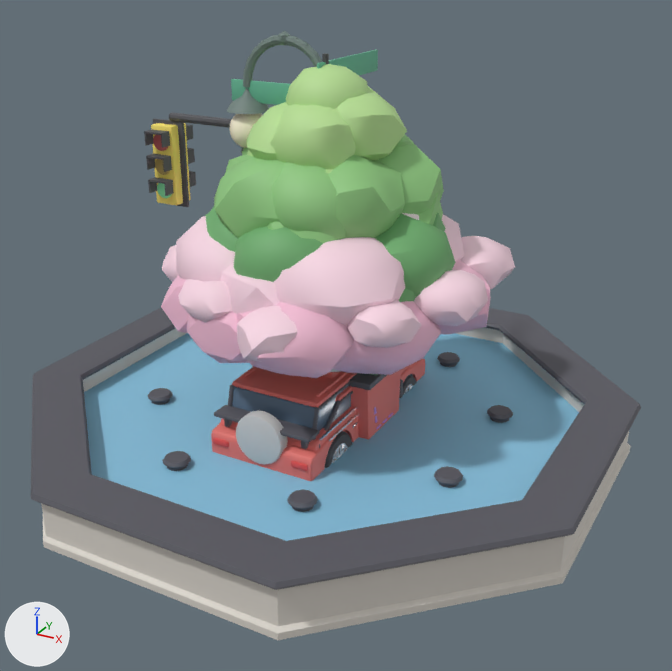
A saved change to the glTF model assets/models/CityKit.glb.
Before and after are seen from a 50 mm camera at (19.0, -33.7, 22.1) aimed at (1.0, -0.9, 5.7). The lights are fixed; the arrows at lower left show +X, +Y and +Z. The older version comes first. Where no turn or scale is listed for an object, it has been applied to the vertices.

Names of what the first picture shows: 'Dumpster_Body', 'Fountain_Stone', 'Fountain_Trim', 'Fountain_Water', 'MuscleCar_Body', 'SUV_Body', 'Sakura_Blossom1', 'Sakura_Blossom2', 'TrafficLight_Pole', 'TreeTall_Leaves1', 'TreeTall_Leaves2', 'TreeTall_Leaves3' and 24 more.
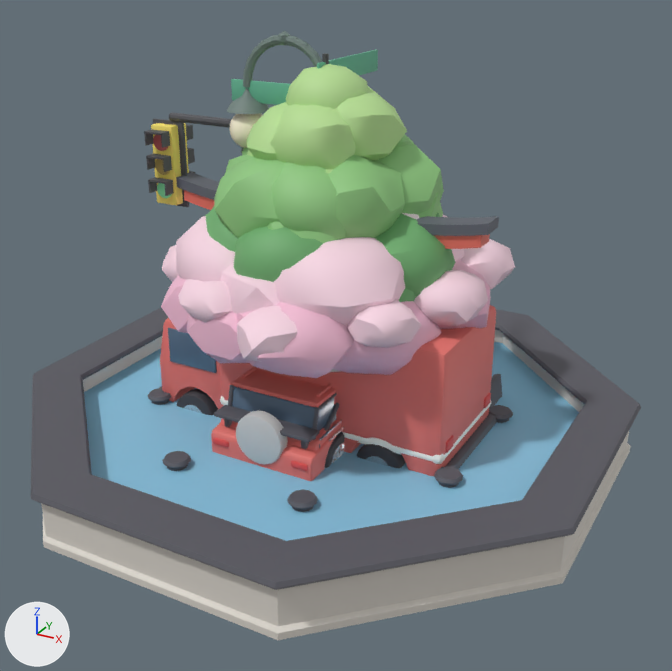
What differs and where, as boxes (x1, y1, x2, y2) in the pictures (672 x 671 px):
'FoodTruck_Body', added (red): after (160, 305, 496, 476)
'Torii_Black', added: after (176, 172, 499, 236)
'FoodTruck_Tyre', added (mostly hidden): after (177, 389, 406, 468)
'FoodTruck_Glass', added (blue): after (168, 328, 217, 373)
'FoodTruck_Trim', added (mostly hidden): after (159, 374, 502, 469)
'Torii_Red', added (mostly hidden): after (184, 190, 490, 249)
'FoodTruck_Stripe', added: after (220, 396, 491, 464)
'FoodTruck_Rim', added (mostly hidden): after (184, 404, 388, 466)
'FoodTruck_LampRear', added: after (445, 393, 491, 453)
'Dumpster_Body', unchanged, covered by the edit: before (252, 366, 401, 439)

What the commit changed:
Material 'Black' (mat_black) is new.
Its base color is (0.12, 0.13, 0.16) (grey #61656f).
Its roughness is 0.6.
Mesh me_torii_red is new.
It has 228 vertices, 436 faces and spans x -7.2..7.2, y -0.62..0.62, z -5.63..5.63.
It uses material mat_red (red #e56f61).
Mesh me_torii_black is new.
It has 220 vertices, 424 faces and spans x -7.5..7.5, y -0.8..0.8, z -5.8..5.8.
It uses material mat_black (grey #61656f).
Mesh me_foodtruck_tyre is new.
It has 528 vertices, 1040 faces and spans x -5.89..5.89, y -3.15..3.15, z -1.1..1.1.
It uses material mat_tyre (dark grey #3f3f45).
Mesh me_foodtruck_trim is new.
It has 200 vertices, 372 faces and spans x -7.6..7.6, y -4.2..4.2, z -4.0..4.0.
It uses material mat_trim (dark grey #595961).
Mesh me_foodtruck_stripe is new.
It has 56 vertices, 108 faces and spans x -5.54..5.54, y -3.04..3.04, z -0.3..0.3.
It uses material mat_stripe (white #faf9f3).
Mesh me_foodtruck_rim is new.
It consists of an 18-sided cylinder along y spanning x -5.39..-4.21, y 3.05..3.17, z -0.6..0.6; a 10-sided cylinder along y spanning x -4.99..-4.61, y 3.11..3.23, z -0.2..0.2; an 18-sided cylinder along y spanning x -5.39..-4.21, y -3.17..-3.05, z -0.6..0.6; a 10-sided cylinder along y spanning x -4.99..-4.61, y -3.23..-3.11, z -0.2..0.2; an 18-sided cylinder along y spanning x 4.21..5.39, y 3.05..3.17, z -0.6..0.6; a 10-sided cylinder along y spanning x 4.61..4.99, y 3.11..3.23, z -0.2..0.2; an 18-sided cylinder along y spanning x 4.21..5.39, y -3.17..-3.05, z -0.6..0.6; a 10-sided cylinder along y spanning x 4.61..4.99, y -3.23..-3.11, z -0.2..0.2.
It uses material mat_rim (light grey #dadbdf).
Mesh me_foodtruck_lamprear is new.
It has 112 vertices, 216 faces and spans x -0.06..0.06, y -2.55..2.55, z -0.25..0.25.
It uses material mat_lamprear (red #e15050).
Mesh me_foodtruck_glass is new.
It has 120 vertices, 228 faces and spans x -1.73..1.73, y -2.98..2.98, z -0.93..0.92.
It uses material mat_glass (blue #596f86).
Mesh me_foodtruck_body is new.
It has 208 vertices, 412 faces and spans x -7.25..7.25, y -3.0..3.0, z -3.0..3.0.
It uses material mat_body (red #e7766f).
Object 'Torii_Red' (ob_torii_red) is new; it shows me_torii_red.
Its location is (0.0, 0.0, 5.63).
Object 'Torii_Black' (ob_torii_black) is new; it shows me_torii_black.
Its location is (0.0, 0.0, 5.82).
Object 'FoodTruck_Tyre' (ob_foodtruck_tyre) is new; it shows me_foodtruck_tyre.
Its location is (-0.6, 0.0, 1.1).
Object 'FoodTruck_Trim' (ob_foodtruck_trim) is new; it shows me_foodtruck_trim.
Its location is (-0.25, 1.15, 4.05).
Object 'FoodTruck_Stripe' (ob_foodtruck_stripe) is new; it shows me_foodtruck_stripe.
Its location is (1.5, 0.0, 2.2).
Object 'FoodTruck_Rim' (ob_foodtruck_rim) is new; it shows me_foodtruck_rim.
Its location is (-0.6, 0.0, 1.1).
Object 'FoodTruck_LampRear' (ob_foodtruck_lamprear) is new; it shows me_foodtruck_lamprear.
Its location is (7.02, 0.0, 2.6).
Object 'FoodTruck_Glass' (ob_foodtruck_glass) is new; it shows me_foodtruck_glass.
Its location is (-5.83, 0.0, 4.43).
Object 'FoodTruck_Body' (ob_foodtruck_body) is new; it shows me_foodtruck_body.
Its location is (-0.25, 0.0, 4.0).
